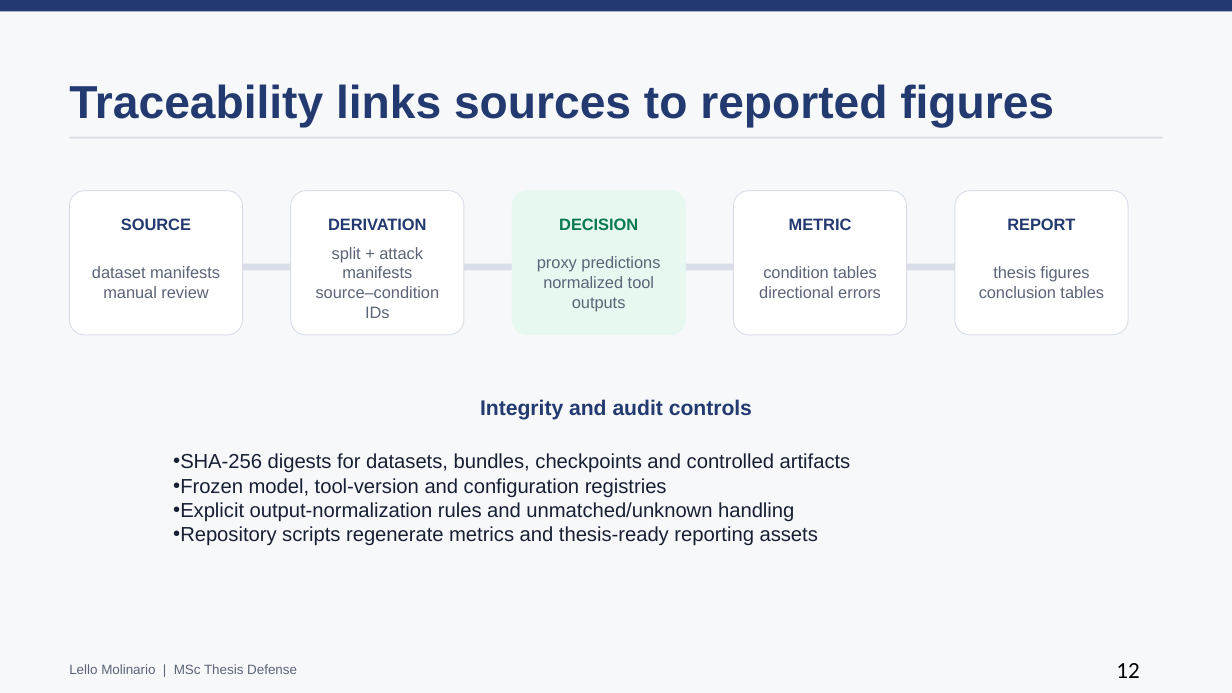
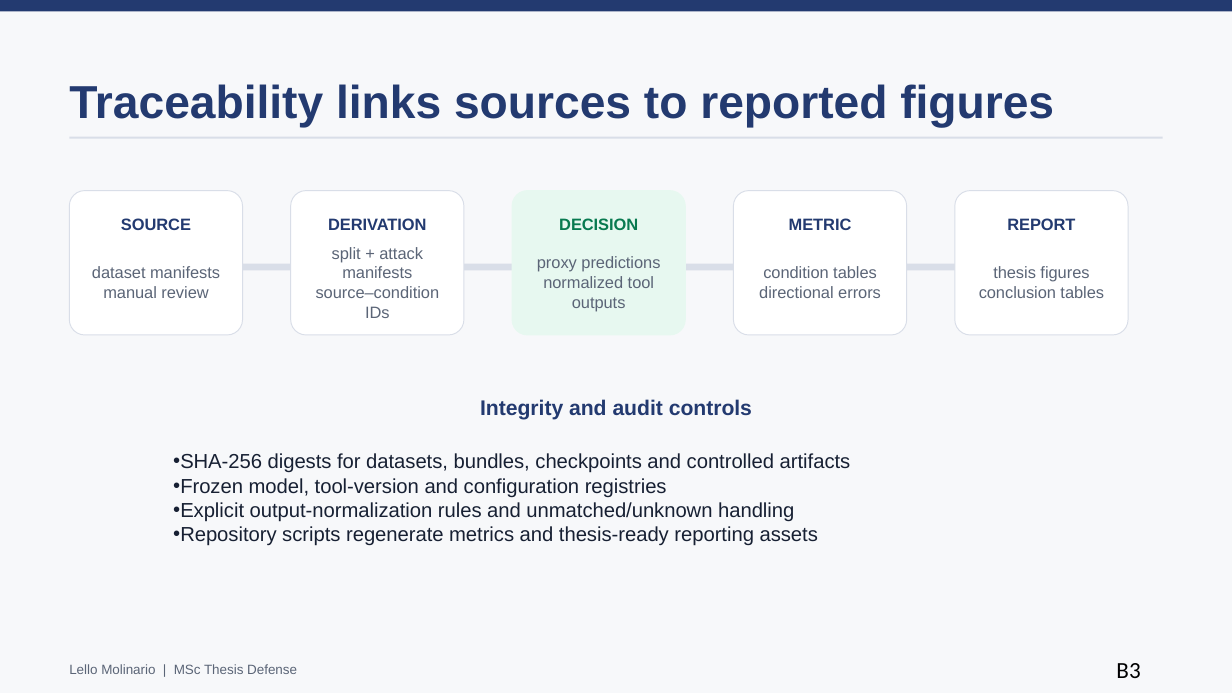
Before and after one commit to lmolinario/msc-thesis-ai-robustness-in-digital-forensics, a slide deck: slide 17 of docs/slides/main_thesis_presentation_editable_complete.pptx (slide 13 before the commit). Drawn at 1232x693 pixels with LibreOffice and Linux fonts; fonts in the diff are those of the drawing. Boxes give left, top, right and bottom in pixels: in the first picture for what was removed or moved away, otherwise in the second. Text is boxed around its words. In the diff, an @@ line names an element or a change of style, - is before the commit and + after.

```diff
--- a/docs/slides/main_thesis_presentation_editable_complete.pptx
+++ b/docs/slides/main_thesis_presentation_editable_complete.pptx
@@ text at box(1116, 663, 1140, 678): text changed @@
-12
+B3
```
Also in this commit, not shown: 15 other slides changed, 7 slides removed.
